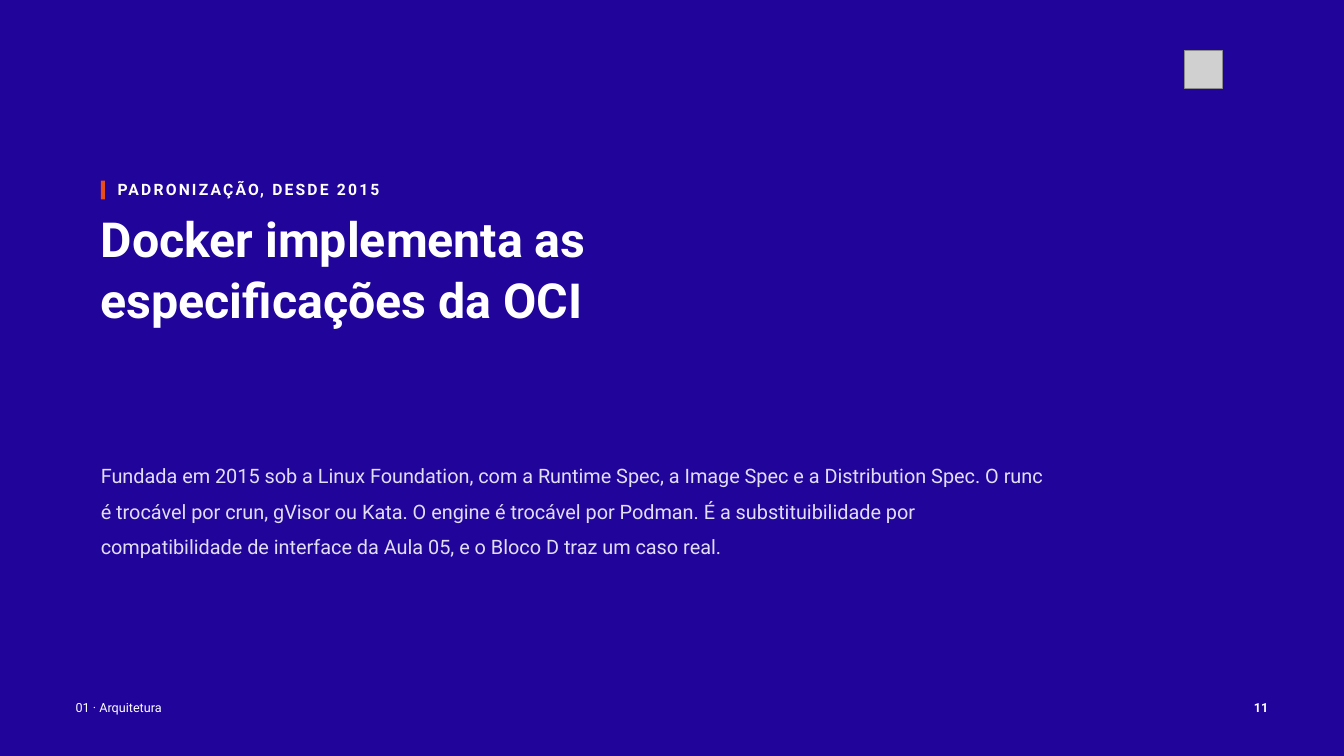
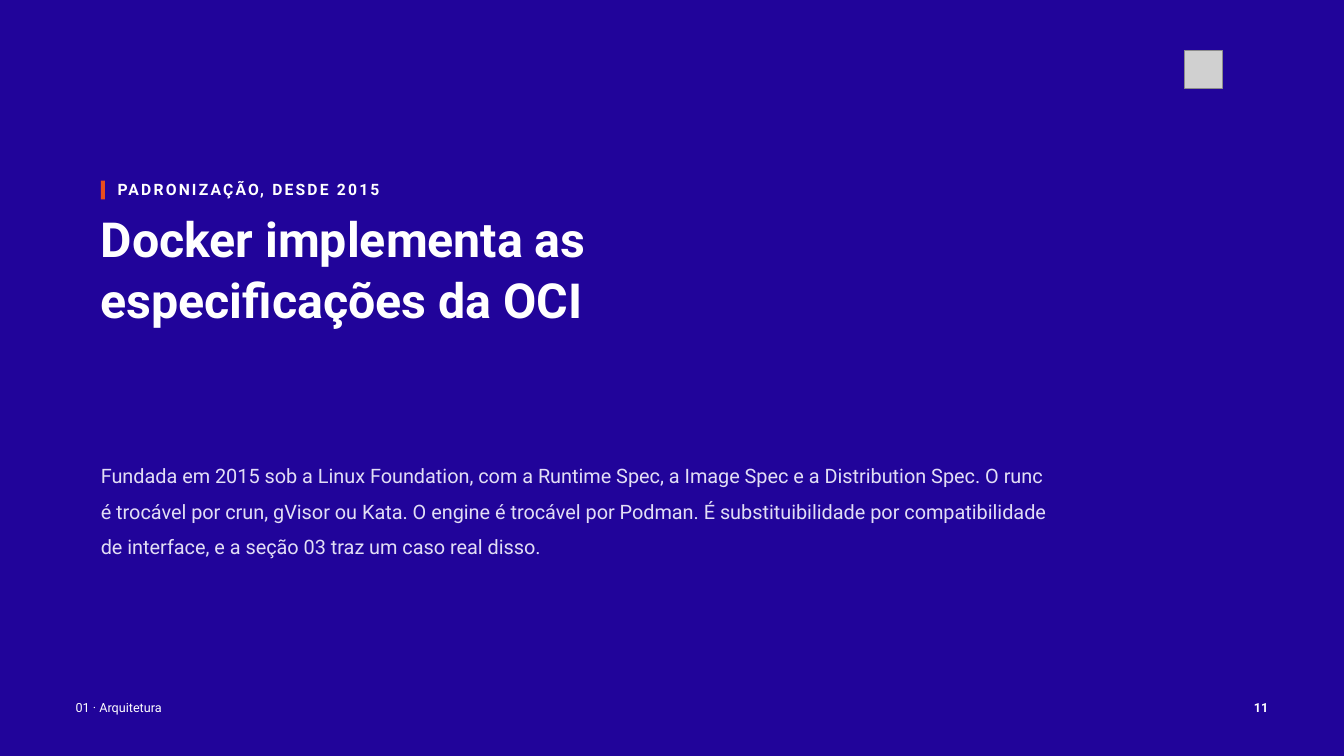
Before and after one commit to tcpassos/invite-app, a slide deck: slide 11 of trabalhos/T1-Docker-Invite-People.pptx. Drawn at 1344x756 pixels with LibreOffice and Linux fonts; fonts in the diff are those of the drawing; grey boxes stand for pictures. Boxes give left, top, right and bottom in pixels: in the first picture for what was removed or moved away, otherwise in the second. Text is boxed around its words. In the diff, an @@ line names an element or a change of style, - is before the commit and + after.

Commit message:
docs: ancora a legenda do diagrama acima do rodape e reduz as citacoes de aula nos slides

```diff
--- a/trabalhos/T1-Docker-Invite-People.pptx
+++ b/trabalhos/T1-Docker-Invite-People.pptx
@@ text at [101,468,1046,559]: text changed @@
-Fundada em 2015 sob a Linux Foundation, com a Runtime Spec, a Image Spec e a Distribution Spec. O runc é trocável por crun, gVisor ou Kata. O engine é trocável por Podman. É a substituibilidade por compatibilidade de interface da Aula 05, e o Bloco D traz um caso real.
+Fundada em 2015 sob a Linux Foundation, com a Runtime Spec, a Image Spec e a Distribution Spec. O runc é trocável por crun, gVisor ou Kata. O engine é trocável por Podman. É substituibilidade por compatibilidade de interface, e a seção 03 traz um caso real disso.
```
Also in this commit, not shown: 6 other slides changed, 10 other files.
